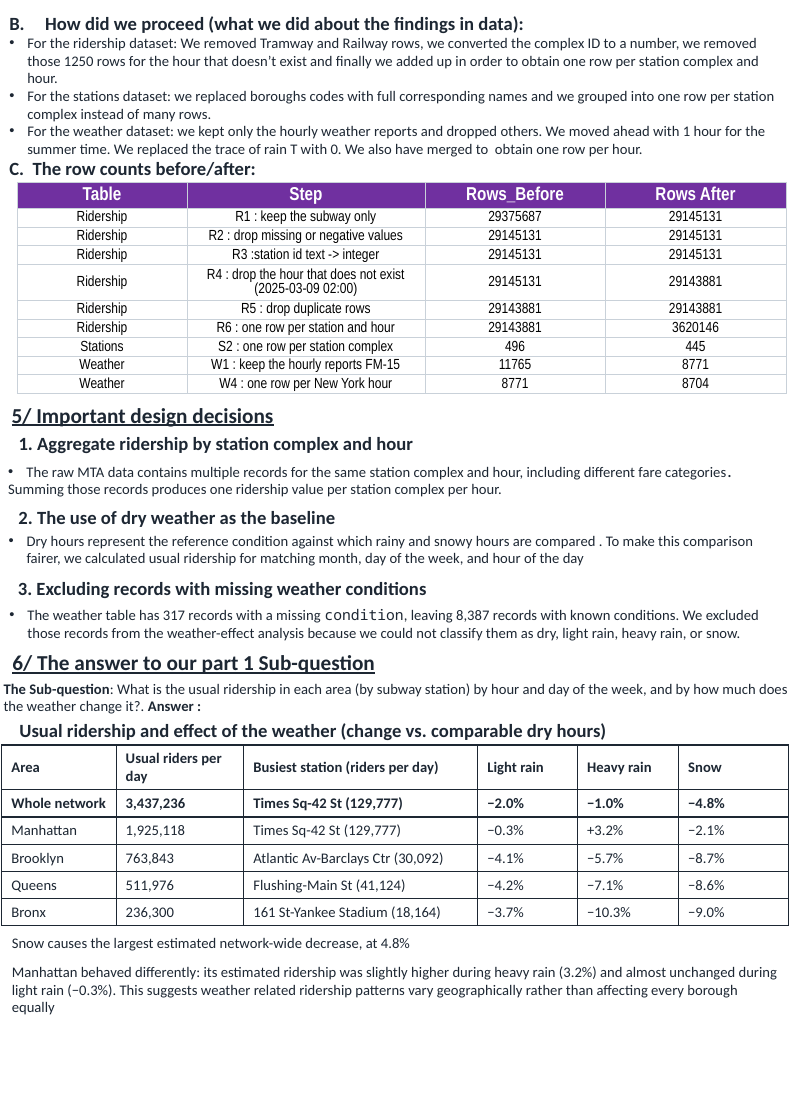
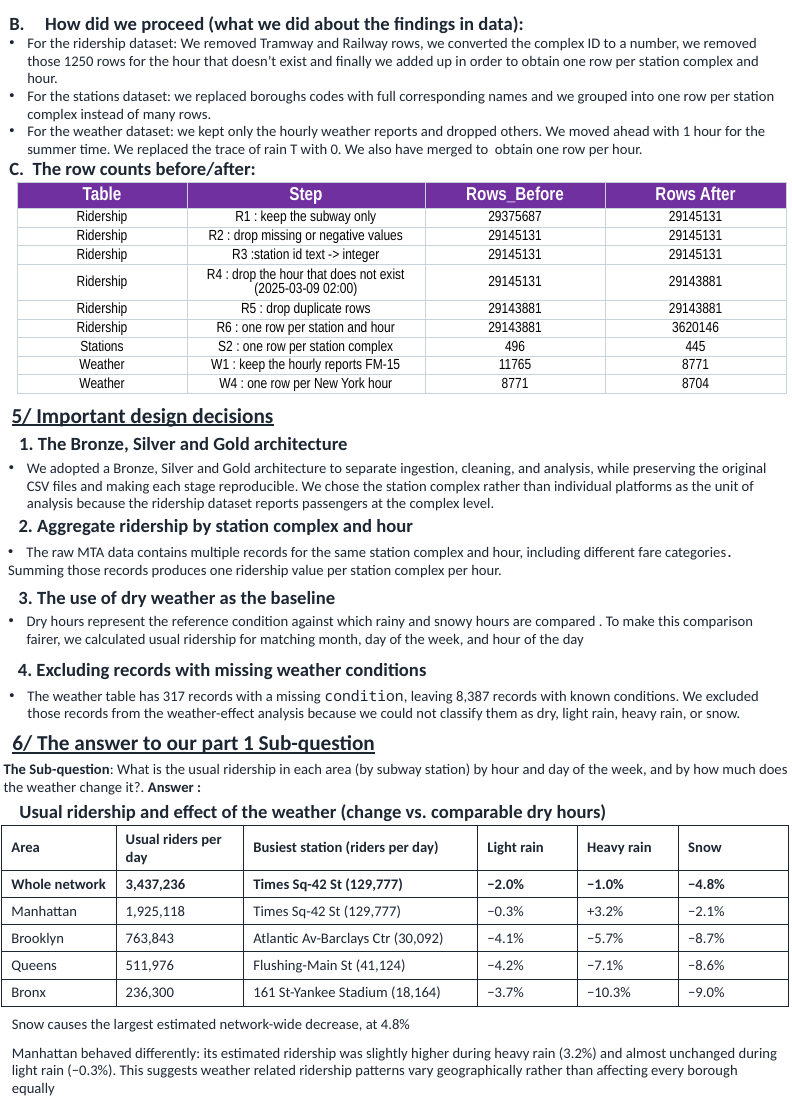
Before and after one commit to oussama-sbaa1/DPA_Project_NYC_SUBWAY, a slide deck: slide 3 of report/NYC_Subway_Part1_Delivrable_Report.pptx. Drawn at 792x1120 pixels with LibreOffice and Linux fonts; fonts in the diff are those of the drawing. Boxes give left, top, right and bottom in pixels: in the first picture for what was removed or moved away, otherwise in the second. Text is boxed around its words. In the diff, an @@ line names an element or a change of style, - is before the commit and + after.

```diff
--- a/report/NYC_Subway_Part1_Delivrable_Report.pptx
+++ b/report/NYC_Subway_Part1_Delivrable_Report.pptx
@@ text added at (19,437,348,453), 14 pt, text #1D2733, bold @@
+1. The Bronze, Silver and Gold architecture
@@ text added at (27,463,767,511), 11 pt, text #1D2733 @@
+• We adopted a Bronze, Silver and Gold architecture to separate ingestion, cleaning, and analysis, while preserving the original CSV files and making each stage reproducible. We chose the station complex rather than individual platforms as the unit of analysis because the ridership dataset reports passengers at the complex level.
@@ text at (19,519,413,535): text changed @@
-1. Aggregate ridership by station complex and hour
+2. Aggregate ridership by station complex and hour
@@ text at (18,591,336,607): text changed @@
-2. The use of dry weather as the baseline
+3. The use of dry weather as the baseline
@@ text at (18,663,427,679): text changed @@
-3. Excluding records with missing weather conditions
+4. Excluding records with missing weather conditions
@@ 8 texts, 1 table: place and size @@
-8 texts, 1 table at (2,467,787,1015)
+8 texts, 1 table at (2,547,787,1096)
```
Also in this commit, not shown: 1 other file.
